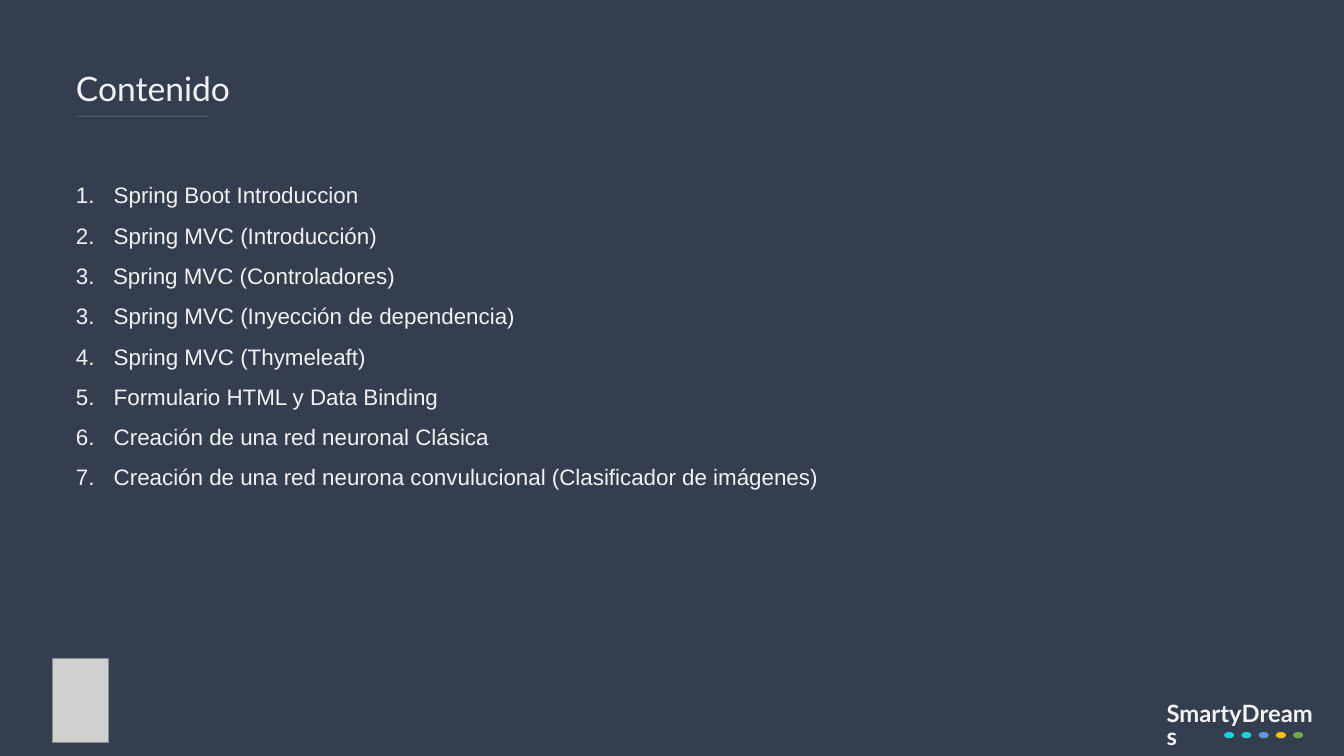
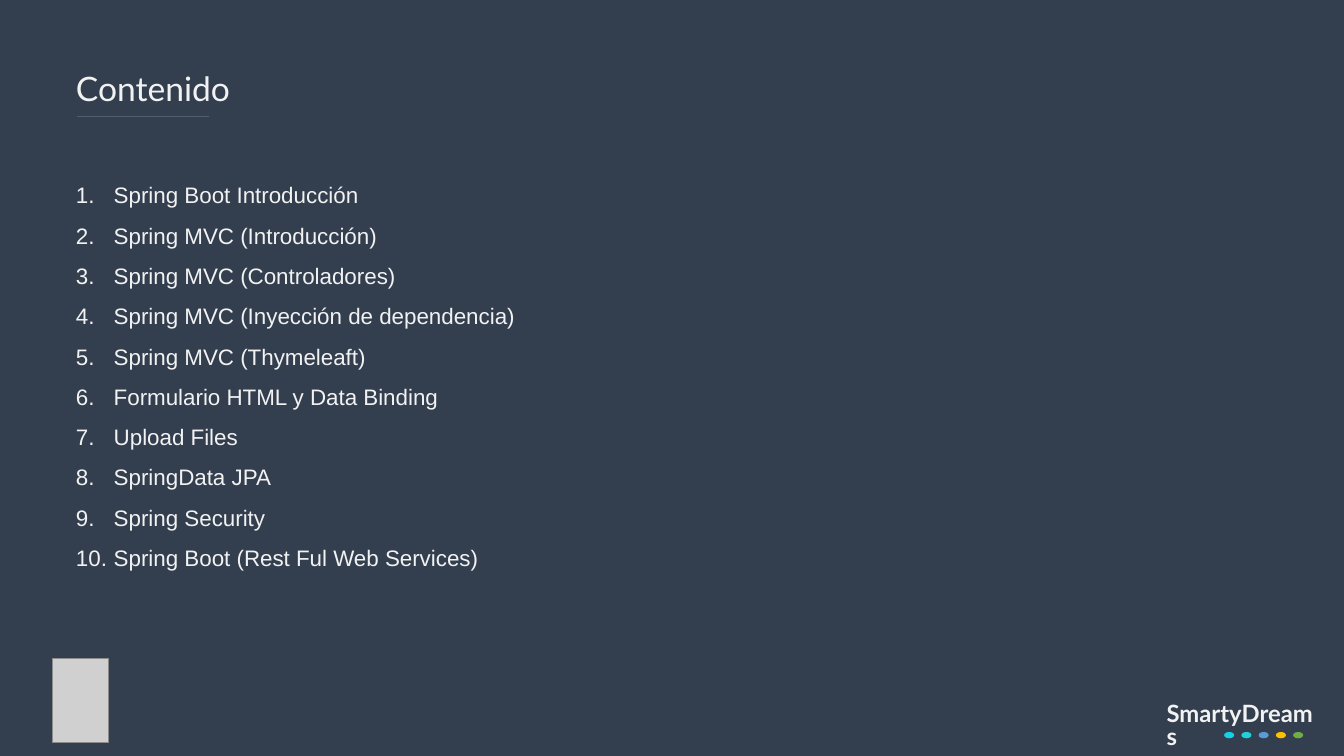
Before and after one commit to bsierra200/smarty-springBoot-curso, a slide deck: slide 2 of PDFs-Manuales/Spring Boot.pptx. Drawn at 1344x756 pixels with LibreOffice and Linux fonts; fonts in the diff are those of the drawing; grey boxes stand for pictures. Boxes give left, top, right and bottom in pixels: in the first picture for what was removed or moved away, otherwise in the second. Text is boxed around its words. In the diff, an @@ line names an element or a change of style, - is before the commit and + after.

```diff
--- a/PDFs-Manuales/Spring Boot.pptx
+++ b/PDFs-Manuales/Spring Boot.pptx
@@ text at (114,186,359,208): text changed @@
-1. Spring Boot Introduccion
+1. Spring Boot Introducción
@@ text at (114,428,478,571): text changed @@
-4. Creación de una red neuronal Clásica
-5. Creación de una red neurona convulucional (Clasificador de imágenes)
+7. Upload Files
+8. SpringData JPA
+9. Spring Security
+10. Spring Boot (Rest Ful Web Services)
```
Also in this commit, not shown: 3 other slides changed.
